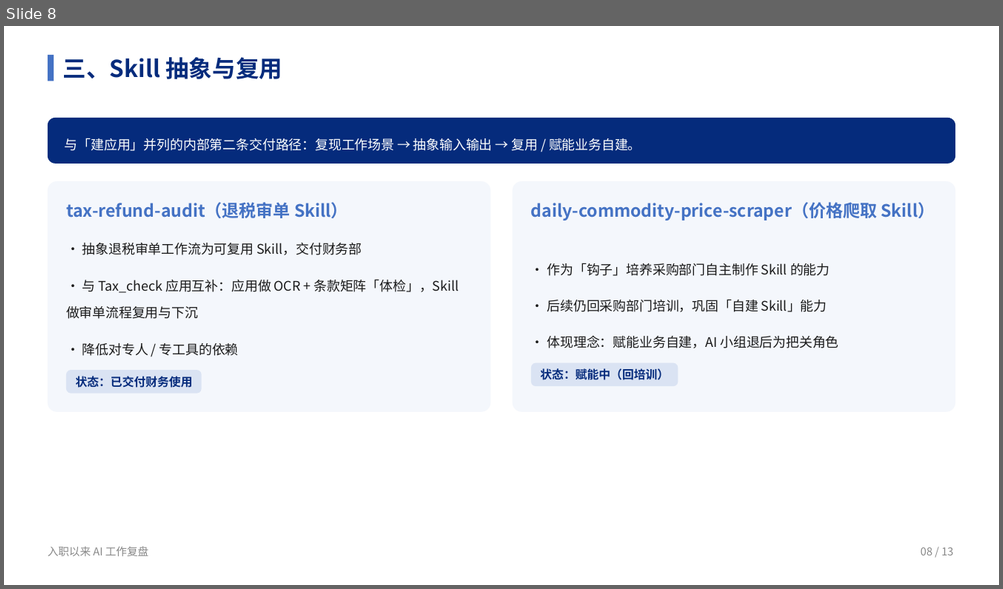
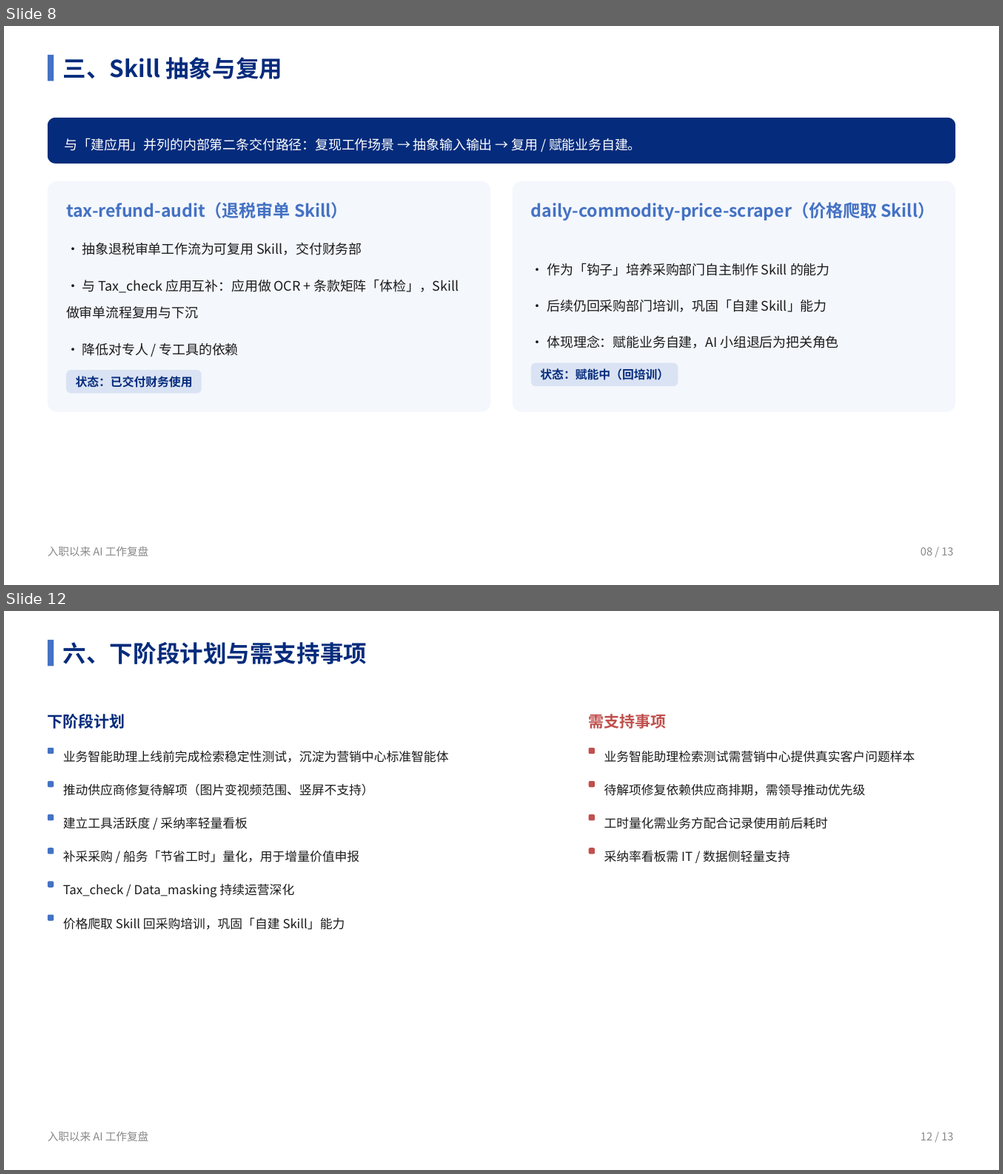
Before and after one commit to liellaaaaa/lw, a slide deck: PPT/入职以来AI工作复盘/入职以来AI工作复盘.pptx. Shown one above the other, each under a label of ours: slide 8 before the commit, slides 8 and 12 after it; the slides between them are not shown. The pictures are 1003x589 and 1003x1174 pixels, drawn with LibreOffice and Linux fonts; fonts in the diff are those of the drawing. Boxes give left, top, right and bottom in pixels: in the first picture for what was removed or moved away, otherwise in the second. Text is boxed around its words. In the diff, an @@ line names an element or a change of style, - is before the commit and + after.

```diff
--- a/PPT/入职以来AI工作复盘/入职以来AI工作复盘.pptx
+++ b/PPT/入职以来AI工作复盘/入职以来AI工作复盘.pptx
@@ slide 12 added at box(4, 611, 999, 1170), background #FFFFFF @@
@@ rectangle added at box(47, 640, 54, 667), fill #4472C4 @@
@@ text added at box(63, 642, 367, 664), 22.5 pt, text #052B7C, bold @@
+六、下阶段计划与需支持事项
@@ text added at box(48, 714, 125, 729), 15 pt, text #052B7C, bold @@
+下阶段计划
@@ text added at box(589, 714, 666, 729), 15 pt, text #C0504D, bold @@
+需支持事项
@@ rounded rectangle added at box(47, 748, 54, 754), fill #4472C4 @@
@@ text added at box(63, 751, 449, 763), 12 pt, text #1A1A1A @@
+业务智能助理上线前完成检索稳定性测试，沉淀为营销中心标准智能体
@@ rounded rectangle added at box(588, 748, 595, 754), fill #C0504D @@
@@ text added at box(604, 751, 915, 763), 12 pt, text #1A1A1A @@
+业务智能助理检索测试需营销中心提供真实客户问题样本
@@ rounded rectangle added at box(47, 781, 54, 787), fill #4472C4 @@
@@ text added at box(63, 784, 374, 796), 12 pt, text #1A1A1A @@
+推动供应商修复待解项（图片变视频范围、竖屏不支持）
@@ rounded rectangle added at box(588, 781, 595, 787), fill #C0504D @@
@@ text added at box(604, 784, 865, 796), 12 pt, text #1A1A1A @@
+待解项修复依赖供应商排期，需领导推动优先级
@@ rounded rectangle added at box(47, 815, 54, 820), fill #4472C4 @@
@@ text added at box(63, 817, 247, 829), 12 pt, text #1A1A1A @@
+建立工具活跃度 / 采纳率轻量看板
@@ rounded rectangle added at box(588, 815, 595, 820), fill #C0504D @@
@@ text added at box(604, 817, 828, 829), 12 pt, text #1A1A1A @@
+工时量化需业务方配合记录使用前后耗时
@@ rounded rectangle added at box(47, 849, 54, 854), fill #4472C4 @@
@@ text added at box(63, 850, 359, 863), 12 pt, text #1A1A1A @@
+补采采购 / 船务「节省工时」量化，用于增量价值申报
@@ rounded rectangle added at box(588, 849, 595, 854), fill #C0504D @@
@@ text added at box(604, 851, 790, 863), 12 pt, text #1A1A1A @@
+采纳率看板需 IT / 数据侧轻量支持
@@ rounded rectangle added at box(47, 881, 54, 887), fill #4472C4 @@
@@ text added at box(63, 884, 295, 897), 12 pt, text #1A1A1A @@
+Tax_check / Data_masking 持续运营深化
@@ rounded rectangle added at box(47, 914, 54, 920), fill #4472C4 @@
@@ text added at box(63, 917, 345, 930), 12 pt, text #1A1A1A @@
+价格爬取 Skill 回采购培训，巩固「自建 Skill」能力
@@ text added at box(48, 1132, 148, 1142), 10.5 pt, text #888888 @@
+入职以来 AI 工作复盘
@@ text added at box(920, 1133, 953, 1141), 10.5 pt, text #888888 @@
+12 / 13
```
Also in this commit, not shown: 4 other slides added, 10 other files.
